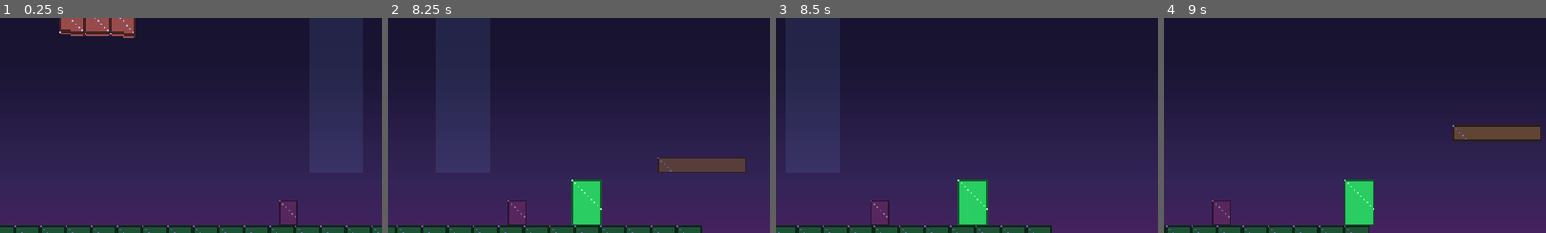
Above: before the commit, frames 1-4 (left to right).
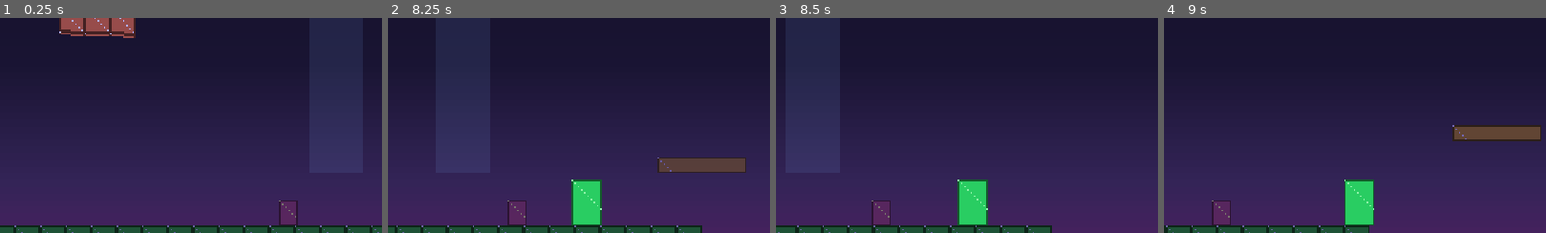
Above: after the commit, the same moments.

Repository: Eruldin/Honor-Meselesi
Game: Godot game, scene res://tools/RecordCh6.tscn
The game is run twice, just before and just after one commit, with the same random seed, the same clock (stepped at 60 frames per second) and the same inputs. This scene is started directly instead of the project's main scene.
Inputs (mouse positions are % of the whole screen's width and height, from its top left):
- Up to frame 1 (0.25 s): no input
- Up to frame 2 (8.25 s): tap Enter (ui_accept) at 0.5 s; move the mouse to (72, 45) at 0.52 s; hold D (move_right) 0.53-1.25 s; hold J (attack) 0.53-1.25 s; click (72, 45) at 0.67 s; tap Space (jump) at 0.77, 3.77, 6.77 s; drag from (30, 55) to (20, 88) at 1.27 s; move the mouse to (60, 28) at 2.02 s; hold D (move_right) 2.03-2.75 s; tap F (focus) at 2.1 s; drag from (45, 70) to (58, 89) at 2.77 s; move the mouse to (80, 65) at 3.52 s; hold A (move_left) 3.53-4.25 s; tap Q (form_prev) at 3.6 s; drag from (20, 35) to (51, 93) at 4.27 s; move the mouse to (55, 50) at 5.02 s; hold S (move_down) 5.03-5.75 s; hold Shift 5.03-5.75 s; click (55, 50) at 5.17 s; drag from (35, 25) to (50, 82) at 5.77 s; move the mouse to (72, 45) at 6.52 s; hold W (move_up) 6.53-7.25 s; tap Ctrl at 6.6 s; drag from (30, 55) to (52, 89) at 7.27 s; move the mouse to (60, 28) at 8.02 s; hold S (move_down) from 8.03 s (still down); hold J (attack) from 8.03 s (still down)
- Up to frame 3 (8.5 s): keep holding S (move_down); keep holding J (attack)
- Up to frame 4 (9 s): release S (move_down) at 8.75 s; release J (attack) at 8.75 s; drag from (45, 70) to (53, 88) at 8.77 s
The pictures show only the part of the screen within x 25-75%, y 44-94%; the shares and areas given below are measured in that part.

Frames 1-2 are identical in both runs. In frame 3, 0.2% of the frame differs, in the area x 24-30%, y 84-97%; in frame 4, nothing differs.

Commit message:
knockback: position+= yerine move_and_collide — dusman duvara gomulmez
Co-Authored-By: Devin AI <158243242+devin-ai-integration[bot]@users.noreply.github.com>

Diff:
--- a/src/enemies/enemy_base.gd
+++ b/src/enemies/enemy_base.gd
@@ -156,9 +156,10 @@
 
 
 func _process(delta: float) -> void:
-	# vurus geri tepmesi: altsinif hareketinden bagimsiz pozisyon itkisi
+	# vurus geri tepmesi: altsinif hareketinden bagimsiz ama carpisma-
+	# sayan itkis — duvar icine gomulmez.
 	if _kb_vel.length() > 0.5:
-		position += _kb_vel * delta
+		move_and_collide(_kb_vel * delta)
 		_kb_vel = _kb_vel.move_toward(Vector2.ZERO, 900.0 * delta)
 	_anim_lock = maxf(_anim_lock - delta, 0.0)
 	if anims != null and _anim_lock <= 0.0 and health != null and health.is_alive():
